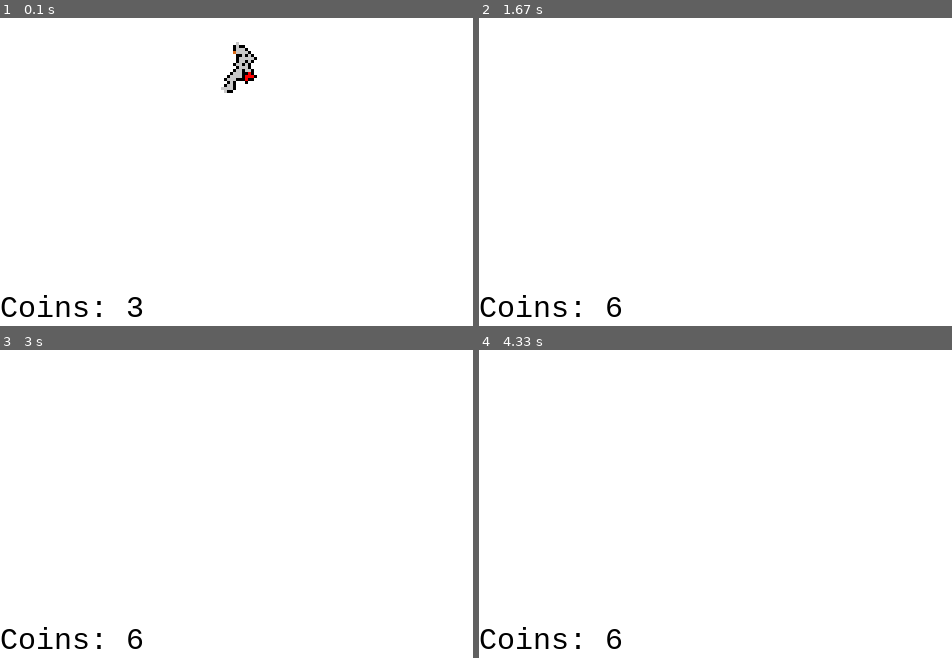
Above: before the commit, frames 1-4 (two rows, left to right).
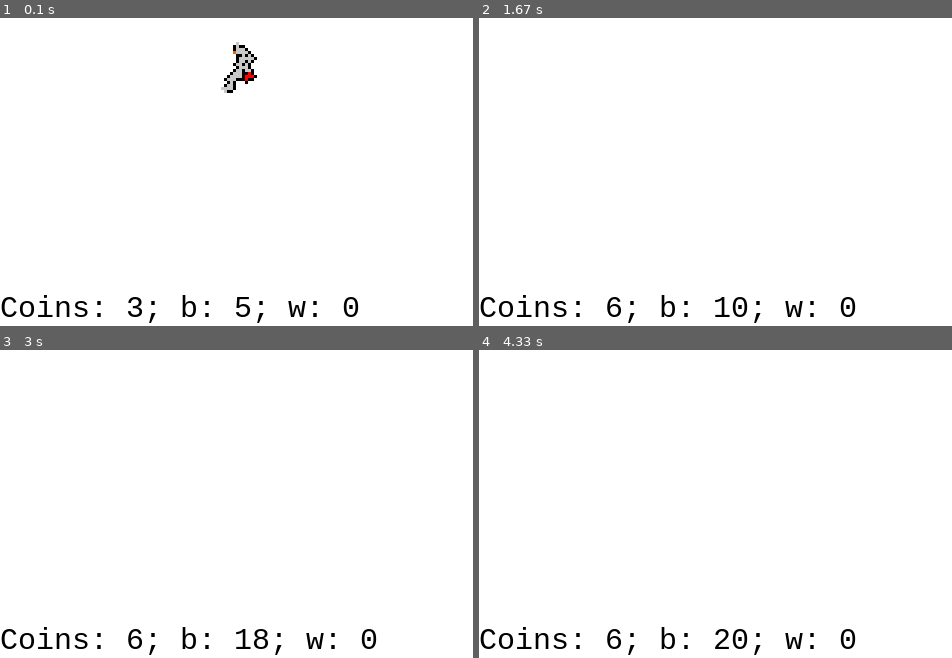
Above: after the commit, the same moments.

Repository: sillypantscoder/pygame_maze
Game: pygame game, started from main.py
Same seed, same stepped clock (60 frames per second), same inputs: the game is played once before the commit and once after it.
Inputs:
- Up to frame 1 (0.1 s): no input
- Up to frame 2 (1.67 s): hold Right 0.33-0.8 s; hold Up 0.83-1.3 s; hold Right from 1.33 s (still down)
- Up to frame 3 (3 s): release Right at 1.8 s; hold Left 1.83-2.37 s; hold Down 2.4-2.87 s; hold Left from 2.9 s (still down)
- Up to frame 4 (4.33 s): release Left at 3.37 s; hold Up 3.4-3.87 s; hold Right from 3.9 s (still down)

The runs differ from the first frame. In frame 1, 0.6% of the frame differs, in the area x 31-76%, y 89-100%; in frame 2, 0.7%; in frame 3, 0.7%; in frame 4, 0.7%, in the area x 31-80%, y 89-100%.

Commit message:
Fixed bugs; more debug info

Diff:
--- a/main.py
+++ b/main.py
@@ -19,6 +19,7 @@
 coins = 0
 portalroom = False
 zoompos = [0, 0]
+wins = 0
 
 def getBlock(x: int, y: int) -> "dict[str, int] | None":
 	"""Returns the block at the given coordinates."""
@@ -113,9 +114,9 @@
 			cell["state"] = 0
 			coins += 1
 		if cell["state"] == 3 and coins > 20:
-			print("You Win")
+			wins += 1
 			coins -= 20
-		playerlocs.append(playerpos.copy())
+		if not playerpos in playerlocs: playerlocs.append(playerpos.copy())
 	# Drawing
 	offset = [(SCREENSIZE[0] / 2) + (ZOOM / -2) + (zoompos[0] * -ZOOM), (SCREENSIZE[1] / 2) + (ZOOM / -2) + (zoompos[1] * -ZOOM)]
 	screen.fill(WHITE)
@@ -135,7 +136,7 @@
 		if cell["state"] == 3:
 			pygame.draw.rect(screen, GREEN, cellrect)
 			if cell["x"] == playerpos[0] and cell["y"] == playerpos[1] and coins >= 20:
-				print("You Win")
+				wins += 1
 				coins -= 20
 	for p in playerlocs:
 		playerrect = pygame.Rect(p[0] * ZOOM, p[1] * ZOOM, ZOOM, ZOOM)
@@ -143,6 +144,6 @@
 		pygame.draw.rect(screen, RED, playerrect)
 	toolbarrect = pygame.Rect(0, SCREENSIZE[1] - FONTHEIGHT, SCREENSIZE[0], FONTHEIGHT)
 	pygame.draw.rect(screen, WHITE, toolbarrect)
-	screen.blit(FONT.render("Coins: " + str(coins), True, BLACK), toolbarrect.topleft)
+	screen.blit(FONT.render("Coins: " + str(coins) + "; b: " + str(len(playerlocs)) + "; w: " + str(wins), True, BLACK), toolbarrect.topleft)
 	# Flip
 	pygame.display.flip()
